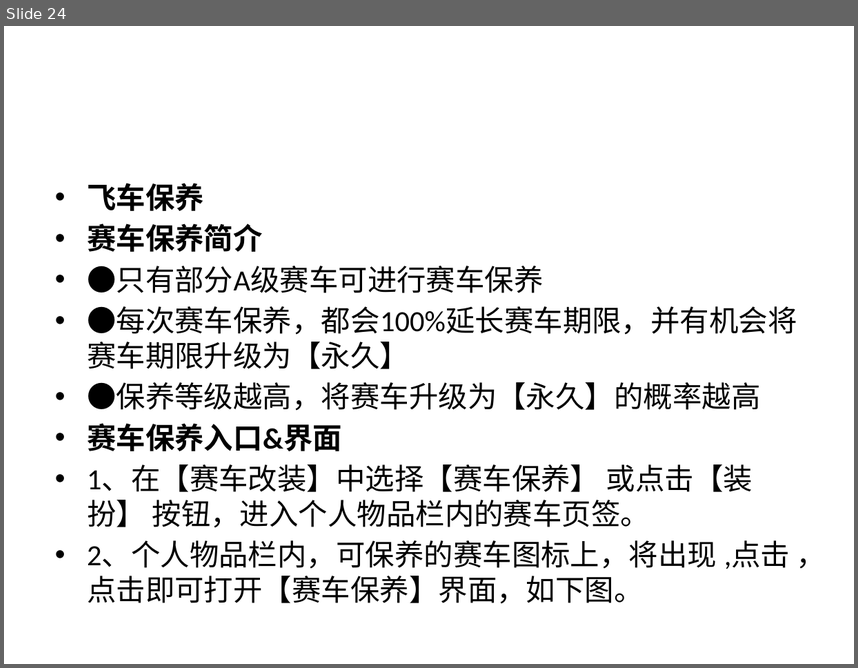
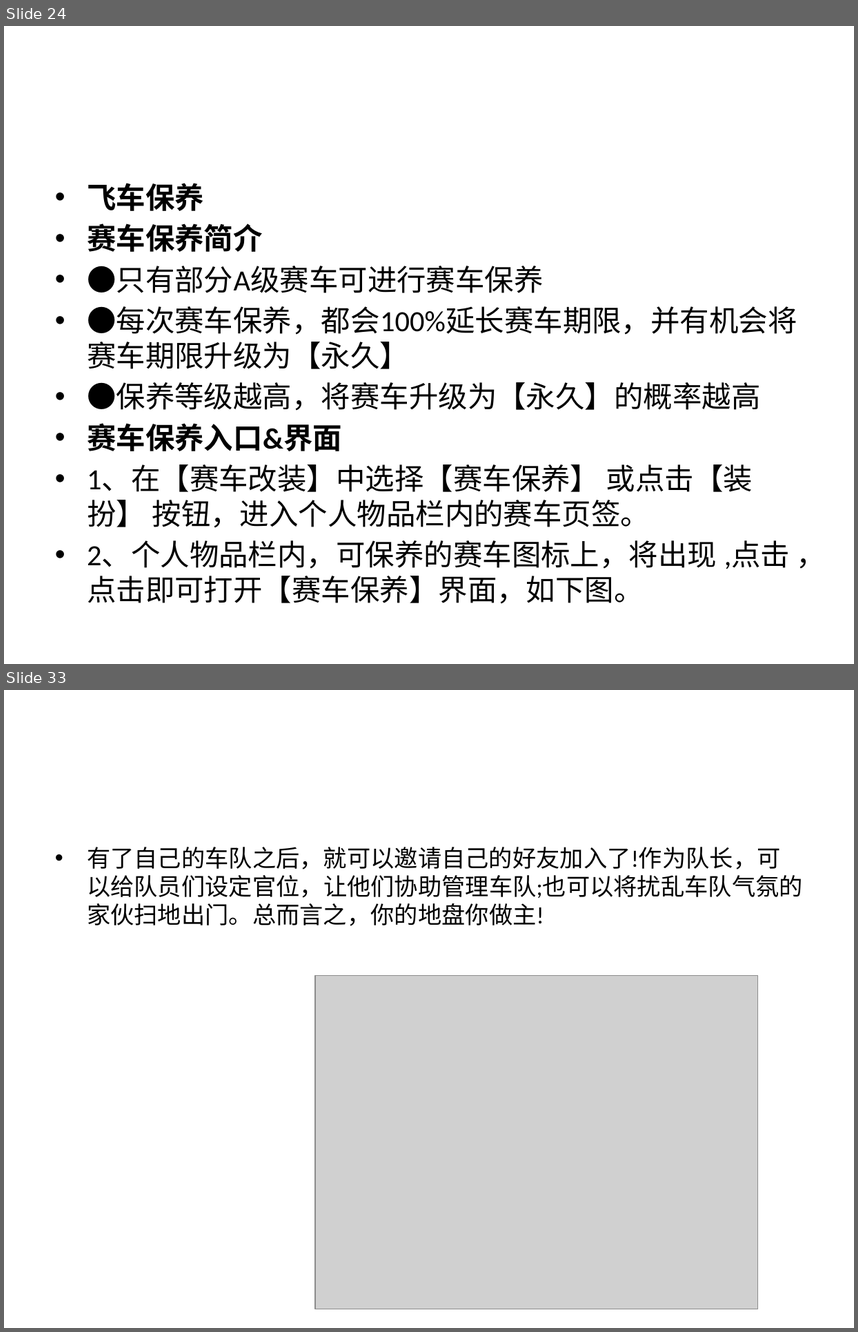
Before and after one commit to 838711801/PengPeng, a slide deck: 游戏分析/QQ飞车分析.pptx. Shown one above the other, each under a label of ours: slide 24 before the commit, slides 24 and 33 after it; the slides between them are not shown. The pictures are 858x668 and 858x1332 pixels, drawn with LibreOffice and Linux fonts; fonts in the diff are those of the drawing; grey boxes stand for pictures. Boxes give left, top, right and bottom in pixels: in the first picture for what was removed or moved away, otherwise in the second. Text is boxed around its words. In the diff, an @@ line names an element or a change of style, - is before the commit and + after.

```diff
--- a/游戏分析/QQ飞车分析.pptx
+++ b/游戏分析/QQ飞车分析.pptx
@@ slide 33 added at (x1=4, y1=690, x2=854, y2=1328), background #FFFFFF @@
@@ text added at (x1=87, y1=847, x2=803, y2=926), 20 pt, text #000000 @@
+• 有了自己的车队之后，就可以邀请自己的好友加入了!作为队长，可以给队员们设定官位，让他们协助管理车队;也可以将扰乱车队气氛的家伙扫地出门。总而言之，你的地盘你做主!
@@ picture added at (x1=315, y1=976, x2=758, y2=1309) @@
```
Also in this commit, not shown: 1 slide changed, 8 other slides added, 1 other file.
